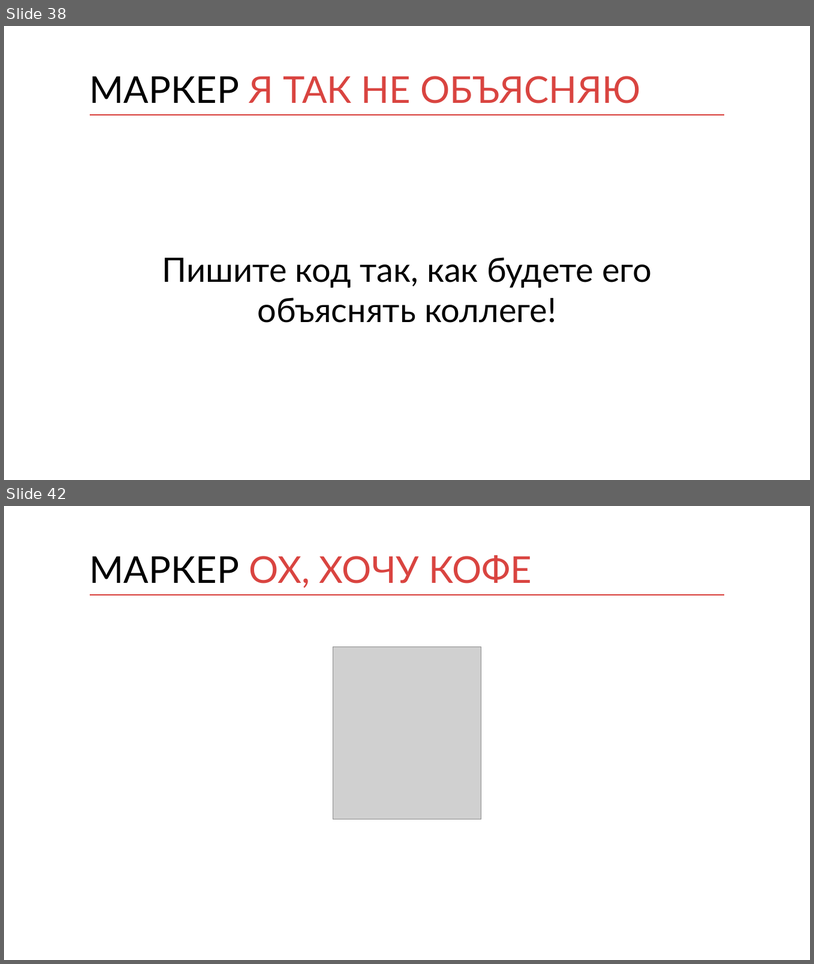
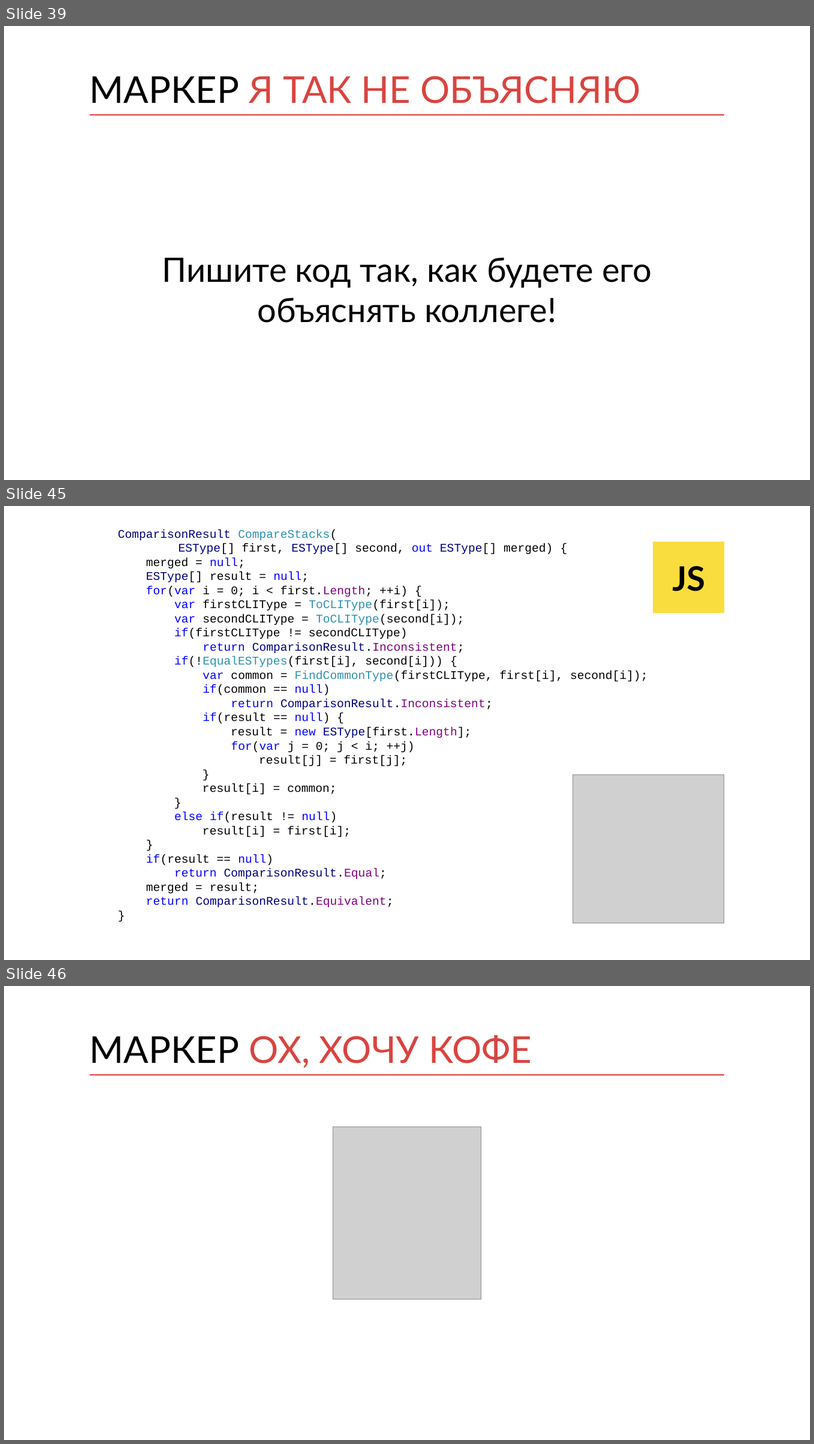
Before and after one commit to kontur-courses/clean-code, a slide deck: clean-code.pptx. Shown one above the other, each under a label of ours: slides 38 and 42 before the commit, slides 39, 45 and 46 after it; the slides between them are not shown. The pictures are 814x964 and 814x1444 pixels, drawn with LibreOffice and Linux fonts; fonts in the diff are those of the drawing; grey boxes stand for pictures. Boxes give left, top, right and bottom in pixels: in the first picture for what was removed or moved away, otherwise in the second. Text is boxed around its words. In the diff, an @@ line names an element or a change of style, - is before the commit and + after.

```diff
--- a/clean-code.pptx
+++ b/clean-code.pptx
@@ slide 45 added at [4,506,810,960], background #FFFFFF @@
@@ text added at [118,529,648,907], 14 pt, text #000000 @@
+ComparisonResult CompareStacks(
+ESType[] first, ESType[] second, out ESType[] merged) {
+merged = null;
+ESType[] result = null;
+for(var i = 0; i < first.Length; ++i) {
+var firstCLIType = ToCLIType(first[i]);
+var secondCLIType = ToCLIType(second[i]);
+if(firstCLIType != secondCLIType)
+return ComparisonResult.Inconsistent;
+if(!EqualESTypes(first[i], second[i])) {
+var common = FindCommonType(firstCLIType, first[i], second[i]);
+if(common == null)
+return ComparisonResult.Inconsistent;
+if(result == null) {
+result = new ESType[first.Length];
+for(var j = 0; j < i; ++j)
+result[j] = first[j];
+}
+result[i] = common;
+}
+else if(result != null)
+result[i] = first[i];
+}
+if(result == null)
+return ComparisonResult.Equal;
+merged = result;
+return ComparisonResult.Equivalent;
+}
@@ rectangle added at [654,541,725,613], fill #F9DD3E, 40 pt, text #000000, bold @@
+JS
@@ picture added at [573,775,725,923] @@
@@ what was slide 38 is now slide 39 @@
@@ what was slide 42 is now slide 46 @@
```
Also in this commit, not shown: 5 slides changed, 3 other slides added.
